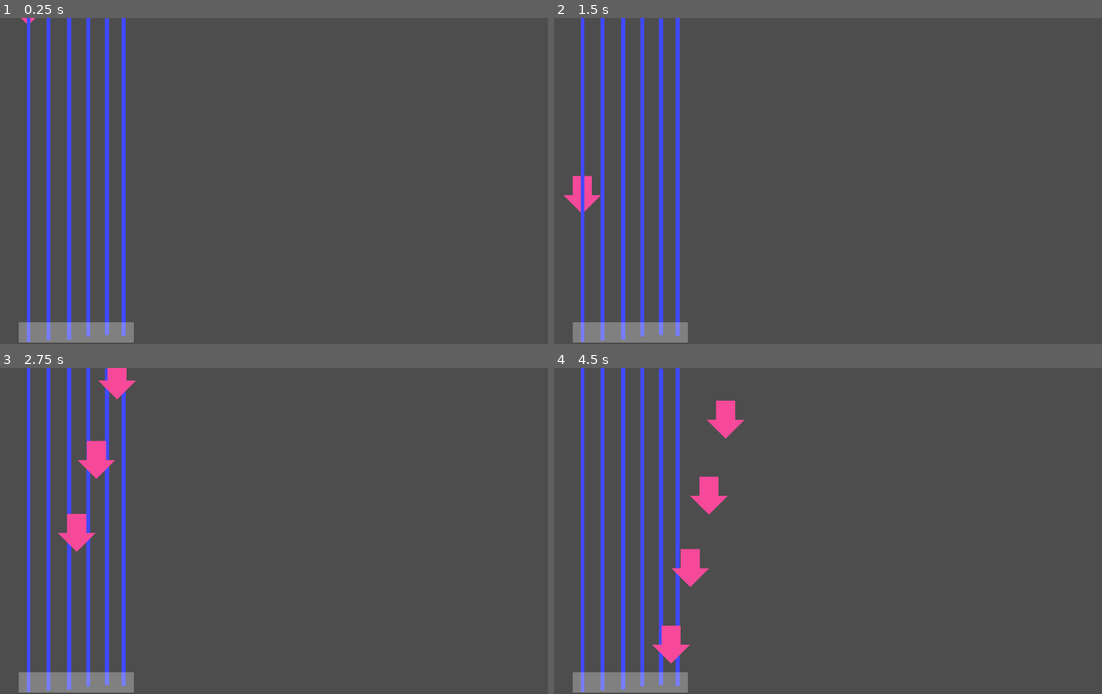
Above: before the commit, frames 1-4 (two rows, left to right).
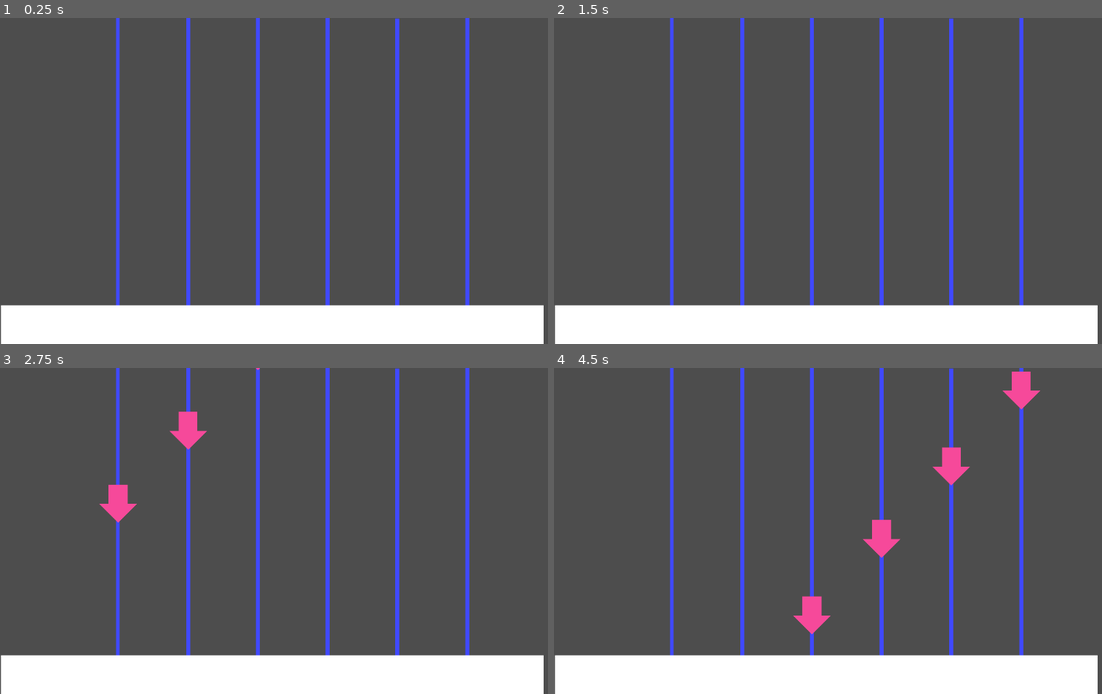
Above: after the commit, the same moments.

Repository: shedtronic/Godot-guitar-rhythm-game
Game: Godot game, scene res://main.tscn
Two runs of this game, one before a commit and one after it. Both use one fixed random seed, a clock stepped at 60 frames per second and the inputs below.
Inputs:
- Up to frame 1 (0.25 s): no input
- Up to frame 2 (1.5 s): hold A (hit_string_0, bound only after the commit) 0.53-1.28 s; tap S (hit_string_1, bound only after the commit) at 0.8, 1.35 s
- Up to frame 3 (2.75 s): tap D (hit_string_2, bound only after the commit) at 1.55 s; hold D (hit_string_2, bound only after the commit) from 2.03 s (still down); tap F (hit_string_3, bound only after the commit) at 2.3 s
- Up to frame 4 (4.5 s): release D (hit_string_2, bound only after the commit) at 2.78 s; tap F (hit_string_3, bound only after the commit) at 2.85 s; tap G (hit_string_4, bound only after the commit) at 3.05 s; hold G (hit_string_4, bound only after the commit) 3.53-4.28 s; tap A (hit_string_0, bound only after the commit) at 3.8, 4.35 s

The runs differ from the first frame. In frame 1, 20% of the frame differs, in the area x 0-100%, y 0-100%; in frame 2, 21%; in frame 3, 22%; in frame 4, 23%.

Commit message:
Made some changes

Diff:
--- a/main.gd
+++ b/main.gd
@@ -7,17 +7,20 @@
 @onready var fretboard := $Fretboard
 @onready var hitzone := $HitZone
 @onready var audio_players := {
-	0: $Audio/E_low_player,
-	1: $Audio/A_player,
-	2: $Audio/D_player,
-	3: $Audio/G_player,
-	4: $Audio/B_player,
-	5: $Audio/E_high_player,
+	0: $E_low_player,
+	1: $A_player,
+	2: $D_player,
+	3: $G_player,
+	4: $B_player,
+	5: $E_high_player,
 }
+
+@onready var color_rect: ColorRect = $HitZone/ColorRect
+
+var string_nodes = []  # <- Now just a normal variable, NOT @onready
 
 var note_scene = preload("res://Note.tscn")
 
-# Beatmap: array of { time, string } entries
 var note_chart = [
 	{ "time": 0.5, "string": 0 },
 	{ "time": 1.0, "string": 1 },
@@ -35,36 +38,114 @@
 
 func _ready():
 	is_playing = true
-	# You could also start an AudioStreamPlayer here if you want to sync audio
+
+	# Layout strings dynamically
+	var screen_width = get_viewport_rect().size.x
+	var start_x = screen_width * 0.2
+	var end_x = screen_width * 0.8
+	var spacing = (end_x - start_x) / (STRINGS - 1)
+	print("HitZone Y:", $HitZone/ColorRect.global_position.y)
+
+
+	# Move strings AND build references at the same time
+	string_nodes.clear()
+	string_nodes.append_array([
+		$Fretboard/E,
+		$Fretboard/A,
+		$Fretboard/D,
+		$Fretboard/G,
+		$Fretboard/B,
+		$Fretboard/E2
+	])
+
+	for i in STRINGS:
+		var string_node = string_nodes[i]
+		string_node.position.x = start_x + i * spacing
+
+
 
 func _process(delta):
 	if is_playing:
 		song_time += delta
-		# spawn notes at scheduled times
+
 		while chart_index < note_chart.size() and note_chart[chart_index]["time"] <= song_time:
 			var string_index = note_chart[chart_index]["string"]
 			_spawn_note_on_string(string_index)
 			chart_index += 1
+
+		# If we've reached the end of the chart, reset
+		if chart_index >= note_chart.size():
+			song_time = 0.0
+			chart_index = 0
 
 	# Check for player input
 	for i in STRINGS:
 		if Input.is_action_just_pressed(INPUT_KEYS[i]):
 			_check_hit(i)
 
+
+func _input(event):
+	if event.is_action_pressed("hit_string_0"):
+		_check_hit(0)
+	elif event.is_action_pressed("hit_string_1"):
+		_check_hit(1)
+	elif event.is_action_pressed("hit_string_2"):
+		_check_hit(2)
+	elif event.is_action_pressed("hit_string_3"):
+		_check_hit(3)
+	elif event.is_action_pressed("hit_string_4"):
+		_check_hit(4)
+	elif event.is_action_pressed("hit_string_5"):
+		_check_hit(5)
+
+
+
+
 func _spawn_note_on_string(index):
 	var note = note_scene.instantiate()
-	var string_pos = fretboard.get_child(index).global_position
-	note.position = string_pos - Vector2(0, 400)
-	note.target_y = string_pos.y
+	var string_node = string_nodes[index]
+	var string_center_x = string_node.global_position.x + (string_node.size.x / 2)
+	var string_center_y = string_node.global_position.y
+
+	var hit_y = $HitZone/ColorRect.global_position.y  # <- only works inside _ready or after ready
+	note.hit_zone_y = hit_y  # This passes the correct Y into the note
+	note.position = Vector2(string_center_x, string_center_y - 400)
+	note.target_y = string_center_y
 	note.speed = NOTE_SPEED
 	note.string_index = index
+	note.hit_zone_y = hit_y
 	add_child(note)
 
+
+
 func _check_hit(index: int):
+	var hit_y = string_nodes[index].global_position.y
+
 	for child in get_children():
 		if child is Note and child.string_index == index:
-			if abs(child.position.y - fretboard.get_child(index).global_position.y) < 20:
-				print("Hit string ", index)
+			var distance = abs(child.position.y - hit_y)
+
+			if distance < 10:
+				print("Perfect!")
+				audio_players[index].play()
 				child.queue_free()
+				return
+			elif distance < 25:
+				print("Good!")
 				audio_players[index].play()
+				child.queue_free()
 				return
+			elif distance < 40:
+				print("Miss!")
+				child.queue_free()
+				return
+
+
+
+
+
+
+
+
+func play_string_sound(index):
+	audio_players[index].play()
--- a/main.tscn
+++ b/main.tscn
@@ -1,8 +1,14 @@
-[gd_scene load_steps=4 format=3 uid="uid://cbrd846x6b3ii"]
+[gd_scene load_steps=10 format=3 uid="uid://cbrd846x6b3ii"]
 
 [ext_resource type="Script" path="res://main.gd" id="1_3ynba"]
 [ext_resource type="Texture2D" uid="uid://dt7ucs16n5qh" path="res://1.png" id="1_e5cdh"]
 [ext_resource type="PackedScene" uid="uid://da1ycs5u017q" path="res://note.tscn" id="3_svrfx"]
+[ext_resource type="AudioStream" uid="uid://bspabttabae2q" path="res://sounds/e.wav" id="4_xi005"]
+[ext_resource type="AudioStream" uid="uid://bygk8uqn00ek1" path="res://sounds/a.wav" id="5_ytogl"]
+[ext_resource type="AudioStream" uid="uid://bbpbkckcych3p" path="res://sounds/d.wav" id="6_gton4"]
+[ext_resource type="AudioStream" uid="uid://dyyqsi0mllp2n" path="res://sounds/g.wav" id="7_dis8y"]
+[ext_resource type="AudioStream" uid="uid://r7g7sd35ja0x" path="res://sounds/b.wav" id="8_24jvh"]
+[ext_resource type="AudioStream" uid="uid://b0wwmk1gc1s26" path="res://sounds/e_2.wav" id="9_l5wvj"]
 
 [node name="Node2D" type="Node2D"]
 script = ExtResource("1_3ynba")
@@ -56,9 +62,28 @@
 offset_bottom = 632.0
 color = Color(0.25, 0.2875, 1, 1)
 
-[node name="ColorRect" type="ColorRect" parent="Fretboard"]
-offset_left = 37.0
-offset_top = 605.0
-offset_right = 265.0
-offset_bottom = 645.0
-color = Color(1, 1, 1, 0.286275)
+[node name="E_low_player" type="AudioStreamPlayer2D" parent="."]
+stream = ExtResource("4_xi005")
+
+[node name="A_player" type="AudioStreamPlayer2D" parent="."]
+stream = ExtResource("5_ytogl")
+
+[node name="D_player" type="AudioStreamPlayer2D" parent="."]
+stream = ExtResource("6_gton4")
+
+[node name="G_player" type="AudioStreamPlayer2D" parent="."]
+stream = ExtResource("7_dis8y")
+
+[node name="B_player" type="AudioStreamPlayer2D" parent="."]
+stream = ExtResource("8_24jvh")
+
+[node name="E_high_player" type="AudioStreamPlayer2D" parent="."]
+stream = ExtResource("9_l5wvj")
+
+[node name="HitZone" type="Node2D" parent="."]
+
+[node name="ColorRect" type="ColorRect" parent="HitZone"]
+offset_left = 2.0
+offset_top = 571.0
+offset_right = 1077.0
+offset_bottom = 651.0
--- a/note.gd
+++ b/note.gd
@@ -1,10 +1,22 @@
 extends Node2D
 class_name Note
+
 var speed = 300.0
 var target_y = 0.0
 var string_index = 0
+var has_triggered_sound = false
+@onready var color_rect: ColorRect = $"../Fretboard/HitZone/ColorRect"
+var hit_zone_y = 0.0
+
+
 
 func _process(delta):
 	position.y += speed * delta
-	if position.y > 800:
+
+	if position.y > get_viewport_rect().size.y:
 		queue_free()
+
+
+
+func trigger_sound():
+	get_parent().play_string_sound(string_index)
--- a/note.tscn
+++ b/note.tscn
@@ -10,7 +10,7 @@
 script = ExtResource("1_tem6x")
 
 [node name="Sprite2D" type="Sprite2D" parent="."]
-position = Vector2(99, 58)
+position = Vector2(7.62939e-06, 3.8147e-06)
 scale = Vector2(0.05, 0.05)
 texture = ExtResource("1_3oxw5")
 
--- a/project.godot
+++ b/project.godot
@@ -14,3 +14,36 @@
 run/main_scene="res://main.tscn"
 config/features=PackedStringArray("4.3", "Forward Plus")
 config/icon="res://icon.svg"
+
+[input]
+
+hit_string_0={
+"deadzone": 0.5,
+"events": [Object(InputEventKey,"resource_local_to_scene":false,"resource_name":"","device":-1,"window_id":0,"alt_pressed":false,"shift_pressed":false,"ctrl_pressed":false,"meta_pressed":false,"pressed":false,"keycode":0,"physical_keycode":65,"key_label":0,"unicode":97,"location":0,"echo":false,"script":null)
+]
+}
+hit_string_1={
+"deadzone": 0.5,
+"events": [Object(InputEventKey,"resource_local_to_scene":false,"resource_name":"","device":-1,"window_id":0,"alt_pressed":false,"shift_pressed":false,"ctrl_pressed":false,"meta_pressed":false,"pressed":false,"keycode":0,"physical_keycode":83,"key_label":0,"unicode":115,"location":0,"echo":false,"script":null)
+]
+}
+hit_string_2={
+"deadzone": 0.5,
+"events": [Object(InputEventKey,"resource_local_to_scene":false,"resource_name":"","device":-1,"window_id":0,"alt_pressed":false,"shift_pressed":false,"ctrl_pressed":false,"meta_pressed":false,"pressed":false,"keycode":0,"physical_keycode":68,"key_label":0,"unicode":100,"location":0,"echo":false,"script":null)
+]
+}
+hit_string_3={
+"deadzone": 0.5,
+"events": [Object(InputEventKey,"resource_local_to_scene":false,"resource_name":"","device":-1,"window_id":0,"alt_pressed":false,"shift_pressed":false,"ctrl_pressed":false,"meta_pressed":false,"pressed":false,"keycode":0,"physical_keycode":70,"key_label":0,"unicode":102,"location":0,"echo":false,"script":null)
+]
+}
+hit_string_4={
+"deadzone": 0.5,
+"events": [Object(InputEventKey,"resource_local_to_scene":false,"resource_name":"","device":-1,"window_id":0,"alt_pressed":false,"shift_pressed":false,"ctrl_pressed":false,"meta_pressed":false,"pressed":false,"keycode":0,"physical_keycode":71,"key_label":0,"unicode":103,"location":0,"echo":false,"script":null)
+]
+}
+hit_string_5={
+"deadzone": 0.5,
+"events": [Object(InputEventKey,"resource_local_to_scene":false,"resource_name":"","device":-1,"window_id":0,"alt_pressed":false,"shift_pressed":false,"ctrl_pressed":false,"meta_pressed":false,"pressed":false,"keycode":0,"physical_keycode":71,"key_label":0,"unicode":103,"location":0,"echo":false,"script":null)
+]
+}
Not shown, added: sounds/a.wav.import
Not shown, added: sounds/b.wav.import
Not shown, added: sounds/d.wav.import
Not shown, added: sounds/e.wav.import
Not shown, added: sounds/e_2.wav.import
Not shown, added: sounds/g.wav.import
Not shown, added: sounds/a.wav
Not shown, added: sounds/b.wav
Not shown, added: sounds/d.wav
Not shown, added: sounds/e.wav
Not shown, added: sounds/e_2.wav
Not shown, added: sounds/g.wav
